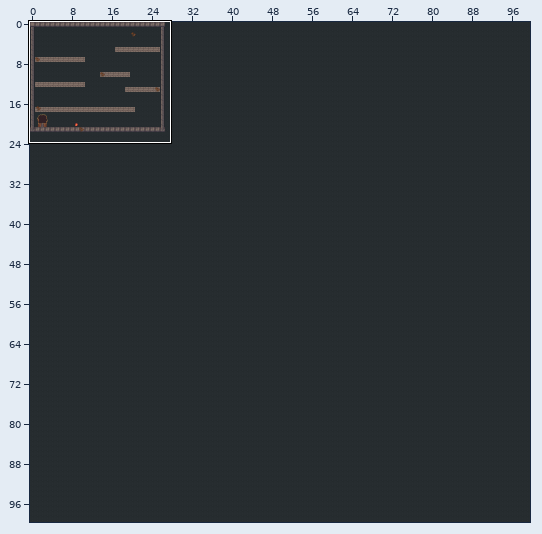
An edit to a level. Tiled map (JSON), assets/tilemaps/myterrain.json. The first picture is a wide view before the edit; the outline marks the close-up.
Close-up. As it was:
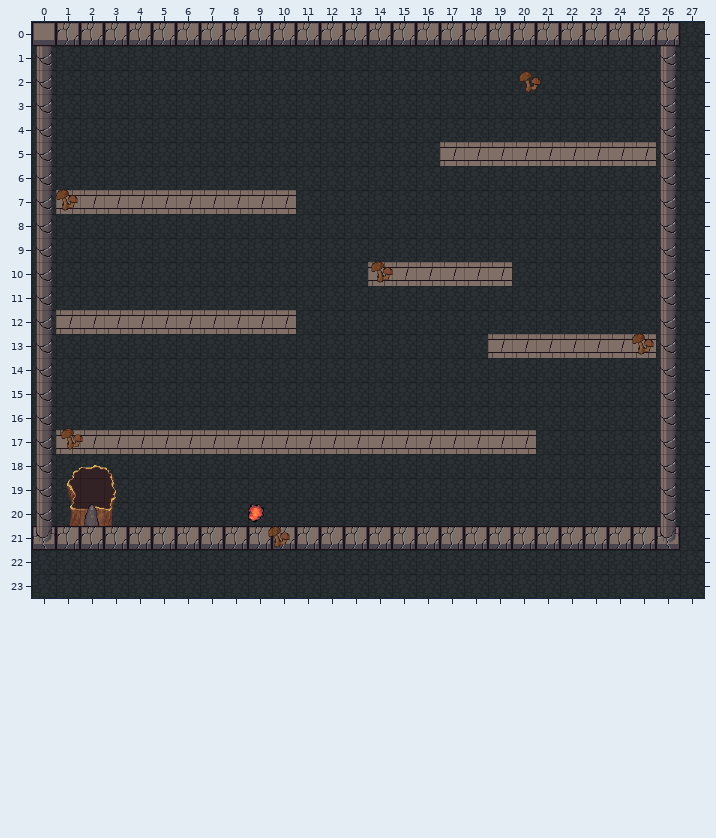
Cells are 32x32 px. Shown: x 0..27, y 0..23.
After the commit:
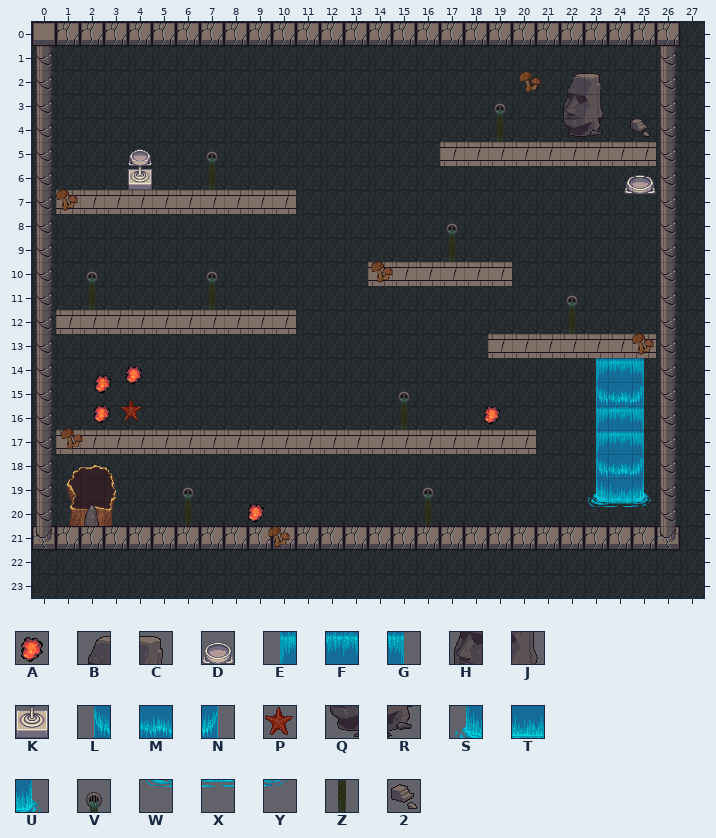
Key: from "tiles": A 239, B 399, C 400, D 401, E 405, F 406, G 407, H 431, J 432, K 433, L 437, M 438, N 439, P 458, Q 463, R 464, S 501, T 502, U 503, V 524, W 533, X 534, Y 535, Z 556, 2 750.
_ is an empty cell.
Objects are placed by their top-left corner, in cells (3,4 is the top-left corner of cell 3,4); size is 1x1 cell unless given.
Change:
Changed rows in their new state; . is an unchanged cell.
Layer "Spawn":
first column x 2:
 3 .................V......
 4 .................Z......
 5 ..D..V..................
 6 ..K..Z..................
 8 ...............V........
 9 ...............Z........
10 V....V..................
11 Z....Z..............V...
12 ....................Z...
14 .....................EFG
15 .............V.......LMN
16 .............Z.......EFG
17 .....................EFG
18 .....................LMN
19 ....V.........V......STU
20 ....Z.........Z......WXY
Layer "colisionable":
first column x 22:
 2 BC
 3 HJ
 4 QR
Layer "enemyObject":
added: A at 3.8,14.2
added: A at 2.5,14.5
added: A at 2.4,15.8
added: A at 18.7,15.8
Layer "oneUpObject" (added):
added: P at 3.7,15.7
Layer "downObject" (added):
added: D at 24.7,6 size 1.3x1.2
Layer "doorObject" (added):
added: 2 at 24.8,3.9
